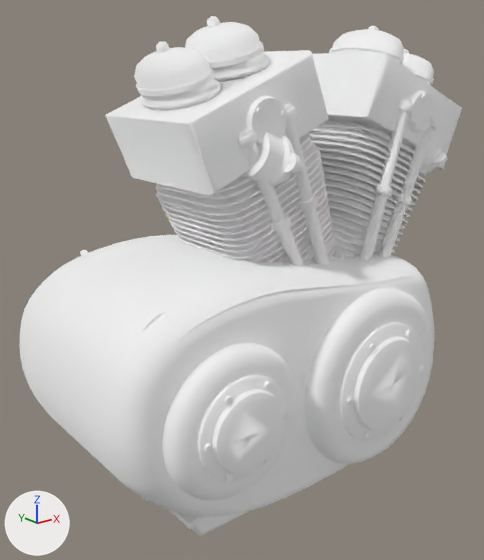
Before and after pictures for a commit that changed the glTF model Data/BikesV2/kits/lodestar_chopper__b_engine_pots_gold.glb.
Camera for both pictures: a 50 mm lens placed at (0.217, -0.633, 0.734), pointed at (0.733, 0.011, 0.476). Arrows for +X, +Y and +Z are at lower left; the lights stay in place. The older version comes first. Vertices at exactly the same position are counted once.

The first picture shows 'lodestar_chopper__b_engine_pots_gold'.
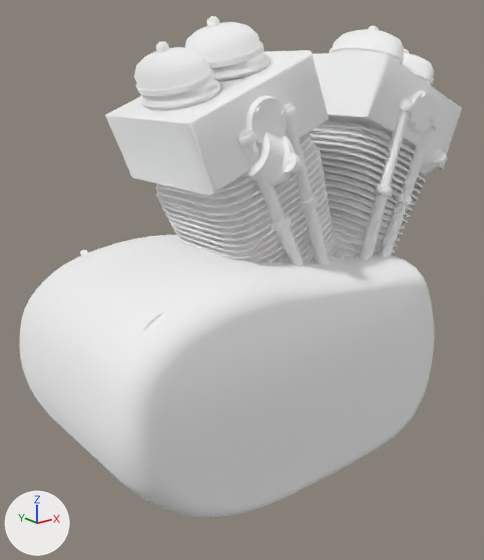
The change, as a diff of the scene's bpy script:
```diff
--- a/Data/BikesV2/kits/lodestar_chopper__b_engine_pots_gold.glb.py
+++ b/Data/BikesV2/kits/lodestar_chopper__b_engine_pots_gold.glb.py
@@ me_mesh_0 @@
 # used by ob_lodestar_chopper__b_engine_pots_gold; location = (0.0, 0.0, 0.0)
-me_mesh_0.from_pydata(...)  # 12810 vertices, 24020 faces; spans x 0.469..1.043, y -0.175..0.18, z 0.215..0.79
+me_mesh_0.from_pydata(...)  # 9257 vertices, 17166 faces; spans x 0.469..1.043, y -0.14..0.146, z 0.235..0.79
+# me_mesh_0 part 1: 63 loose pieces with 3553 vertices, spanning x 0.493..0.941, y -0.175..0.18, z 0.215..0.513, are deleted
 me_mesh_0.materials.append(mat_s006)
@@ me_mesh_0 @@
 me_mesh_0.materials.append(mat_s150)
-me_mesh_0.materials.append(mat_s151)  # white #ffffff
```

Boxes [x1, y1, x2, y2] around the edits, measured in the pictures (484 x 560 px):
'lodestar_chopper__b_engine_pots_gold', reshaped: before [19, 16, 462, 536]; after [19, 16, 462, 517]
part 1 of me_mesh_0, deleted: before [162, 276, 433, 536]
